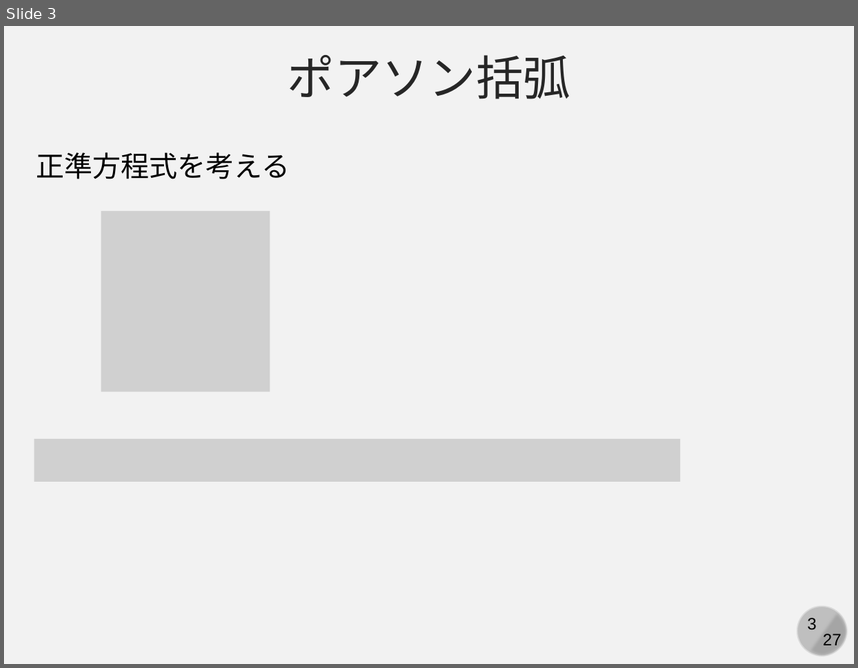
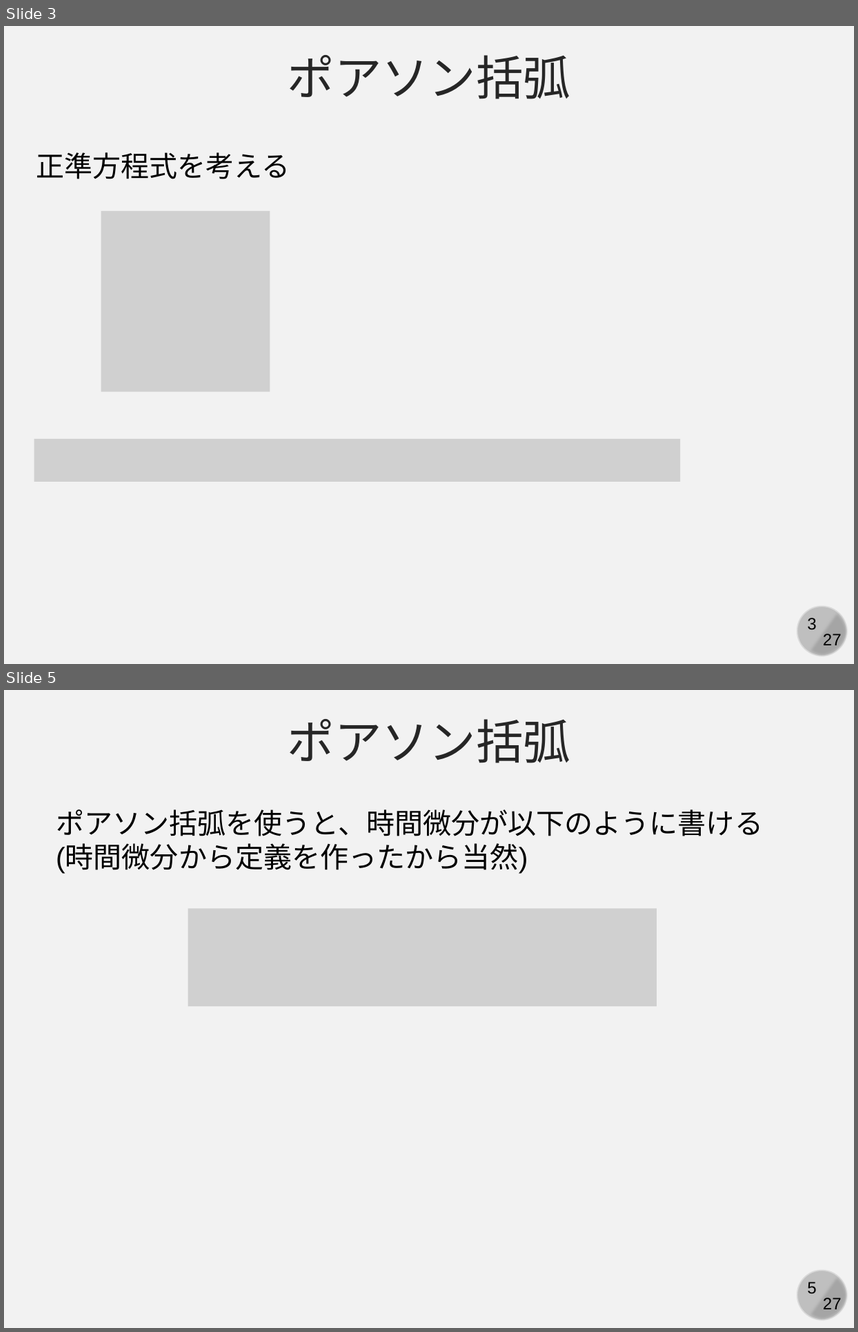
Before and after one commit to kaityo256/classical_mechanics, a slide deck: poisson/fig/slide.pptx. Shown one above the other, each under a label of ours: slide 3 before the commit, slides 3 and 5 after it; the slides between them are not shown. The pictures are 858x668 and 858x1332 pixels, drawn with LibreOffice and Linux fonts; fonts in the diff are those of the drawing; grey boxes stand for pictures. Boxes give left, top, right and bottom in pixels: in the first picture for what was removed or moved away, otherwise in the second. Text is boxed around its words. In the diff, an @@ line names an element or a change of style, - is before the commit and + after.

```diff
--- a/poisson/fig/slide.pptx
+++ b/poisson/fig/slide.pptx
@@ slide 5 added at (4, 690, 854, 1328), background #F2F2F2; not listed: 4 template elements that a slide beside it also shows @@
@@ text added at (288, 719, 570, 763), 40 pt, text #262626 @@
+ポアソン括弧
@@ text added at (56, 809, 763, 873), 24 pt, text #000000 @@
+ポアソン括弧を使うと、時間微分が以下のように書ける
+(時間微分から定義を作ったから当然)
@@ picture added at (188, 909, 657, 1006) @@
```
Also in this commit, not shown: 1 slide changed.
